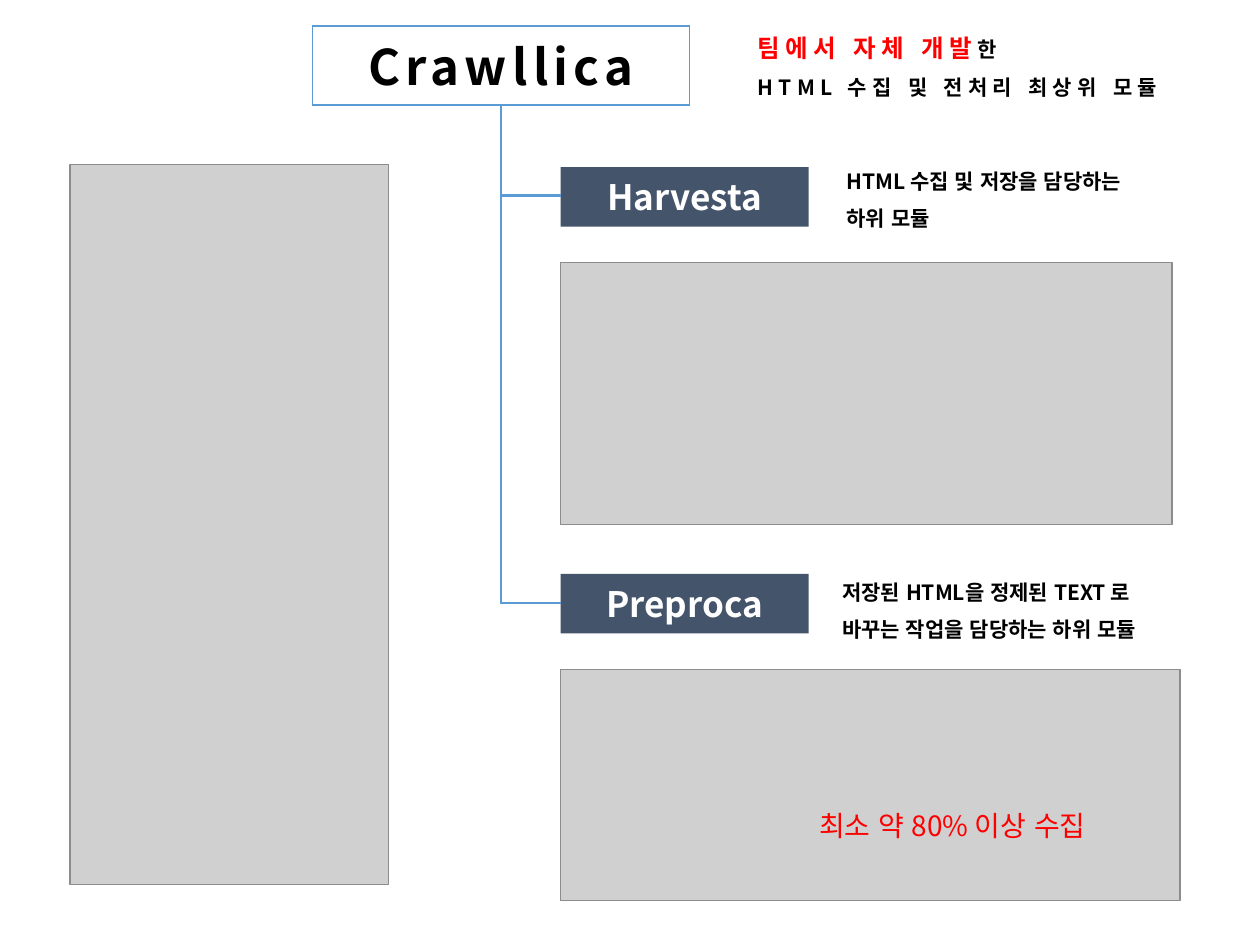
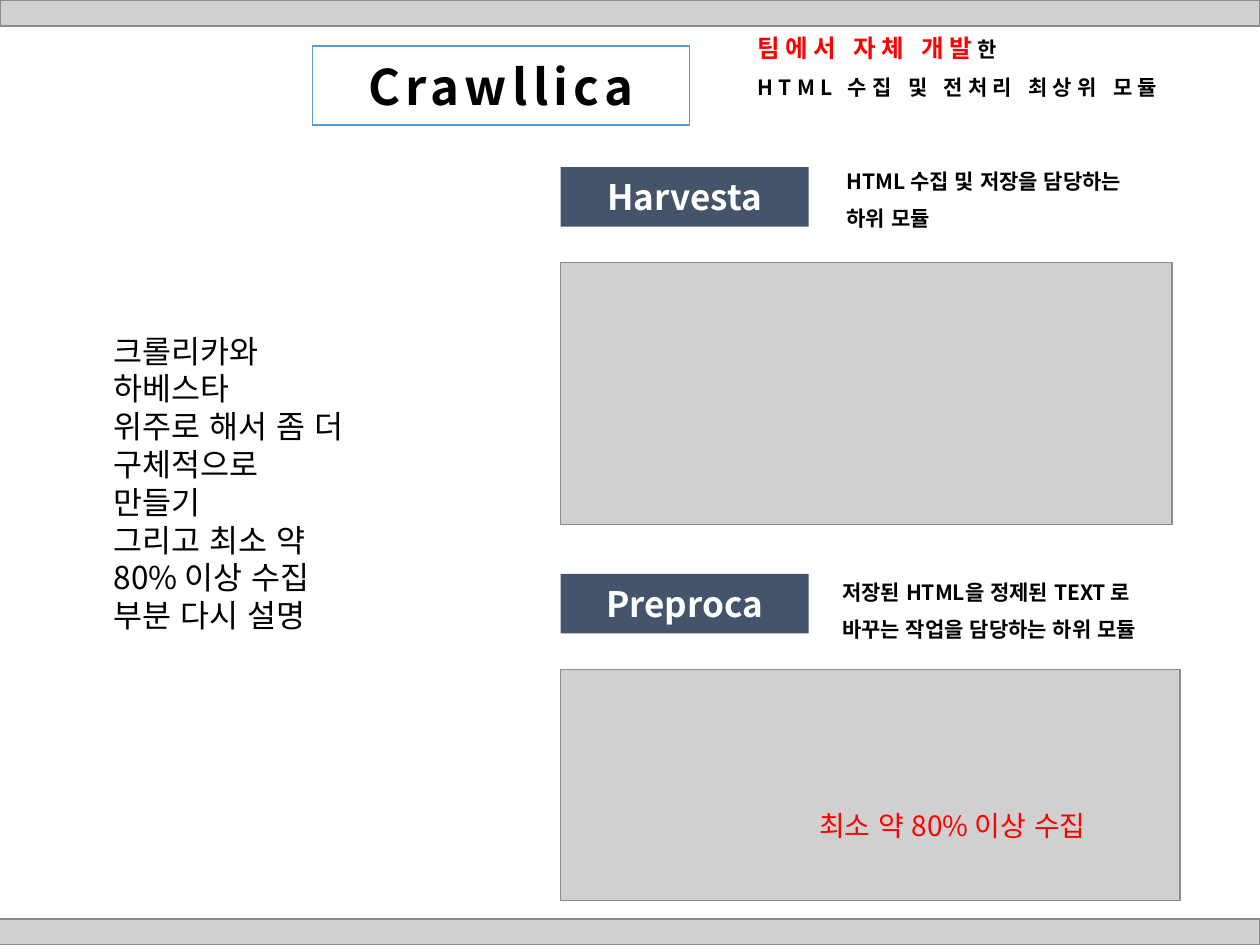
Before and after one commit to HaYongdae/issuewhatshow, a slide deck: slide 9 of doc/최종 PPT.pptx. Drawn at 1260x945 pixels with LibreOffice and Linux fonts; fonts in the diff are those of the drawing; grey boxes stand for pictures. Boxes give left, top, right and bottom in pixels: in the first picture for what was removed or moved away, otherwise in the second. Text is boxed around its words. In the diff, an @@ line names an element or a change of style, - is before the commit and + after.

```diff
--- a/doc/최종 PPT.pptx
+++ b/doc/최종 PPT.pptx
@@ picture added at <box>0,0,1260,26</box> @@
@@ rectangle "Crawllica": place and size @@
-rectangle "Crawllica" at <box>312,26,689,106</box>
+rectangle "Crawllica" at <box>312,45,689,125</box>
@@ line removed from (501, 106) to (501, 604) @@
@@ picture removed at <box>71,164,389,885</box> @@
@@ line removed from (561, 195) to (501, 195) @@
@@ text added at <box>114,337,343,630</box>, 18 pt, text #000000 @@
+크롤리카와 하베스타
+위주로 해서 좀 더 구체적으로 만들기
+그리고 최소 약 80% 이상 수집 부분 다시 설명
@@ line removed from (561, 602) to (501, 602) @@
@@ picture added at <box>0,919,1260,945</box> @@
```
Also in this commit, not shown: 25 other slides changed, 1 slide added, 4 slides removed.
